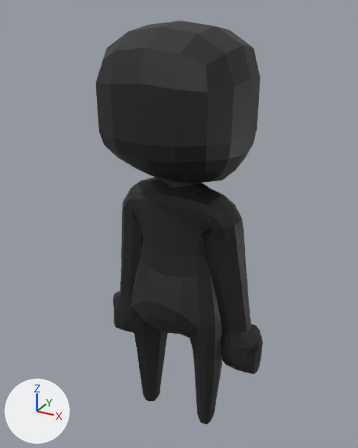
An edit to the glTF model assets/models/character/character_rigged.glb, drawn before and after from the same camera.
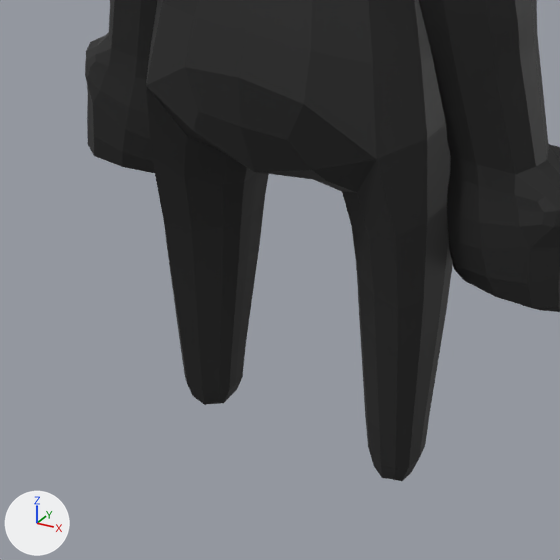
Each version appears first whole from a 50 mm camera at (0.84, -1.535, 1.67) aimed at (-0.025, 0.038, 0.883), and next in a close-up on the part from 24% to 71% of the width and 63% to 100% of the height. The axes (+X, +Y, +Z) are drawn at lower left. The lights are the same throughout. The older version's two pictures come first. Vertices at exactly the same position are counted once.

Objects in the first close-up: 'Body'.
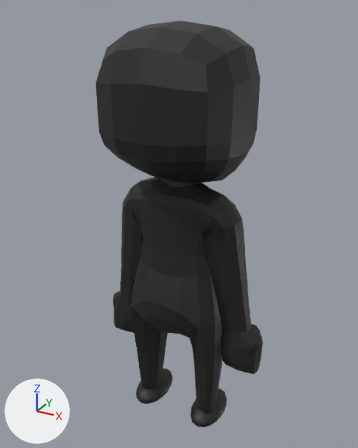
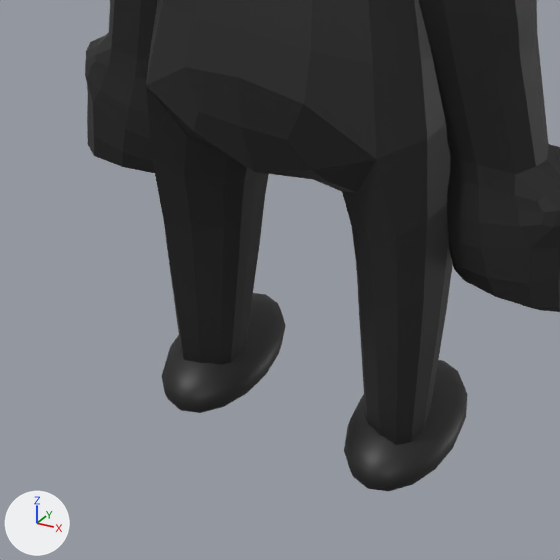
What changed in the scene script:
```text
Change me_cube_004:
    used by ob_body; location = (0.0, 0.0, 0.0)
    remove me_cube_004.from_pydata(...)  # 2152 vertices, 4280 faces; spans x -0.36..0.36, y -0.26..0.29, z -0.01..1.63
    add me_cube_004.from_pydata(...)  # 2444 vertices, 4856 faces; spans x -0.36..0.36, y -0.26..0.29, z -0.01..1.63
    me_cube_004 part 1: a new loose piece of 146 vertices spanning x -0.21..-0.07, y -0.11..0.13, z 0.01..0.09, in mat_primary (black #1f1f1f)
    me_cube_004 part 2: a new loose piece of 146 vertices spanning x 0.07..0.21, y -0.11..0.13, z 0.01..0.09, in mat_primary (black #1f1f1f)
```

Where the change shows, as pixel boxes [x1, y1, x2, y2] in the close-ups (560 x 560 px):
'Body', reshaped
    before: [85, 0, 560, 481]
    after: [85, 0, 560, 491]
part 1 of me_cube_004, added (black)
    after: [162, 293, 286, 413]
part 2 of me_cube_004, added (black)
    after: [344, 360, 467, 491]
